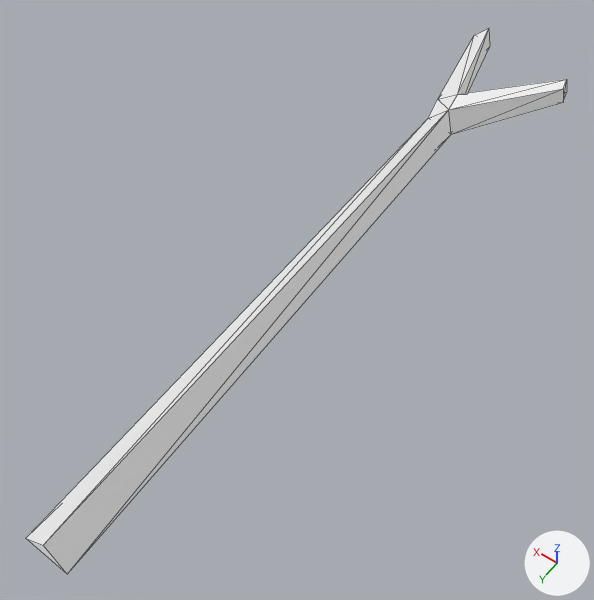
An edit to the glTF model assets/meshes/stick.glb, drawn before and after from the same camera.
Before and after are seen from a 50 mm lens placed at (-11.4, 3.0, 22.8), pointed at (-0.4, -12.4, -1.4). Arrows for +X, +Y and +Z are at lower right; the lights stay in place. The older version comes first. Mesh edges are drawn as thin lines.

The older version as bpy lines, for what is in view:
```python
mat_stick = principled_material('stick')
mat_stick.base_color = (1.0, 1.0, 1.0)  # white #ffffff
mat_stick.metallic = 1.0
mat_stick.roughness = 1.0
me_plane = bpy.data.meshes.new('Plane')
me_plane.from_pydata(...)  # 16 vertices, 28 faces; spans x -4.1..1.6, y -29.7..0.0, z -1.0..0.6
me_plane.materials.append(mat_stick)  # white #ffffff
ob_stick = bpy.data.objects.new('stick', me_plane)
ob_stick.location = (0.0, 0.0, 0.0)
```
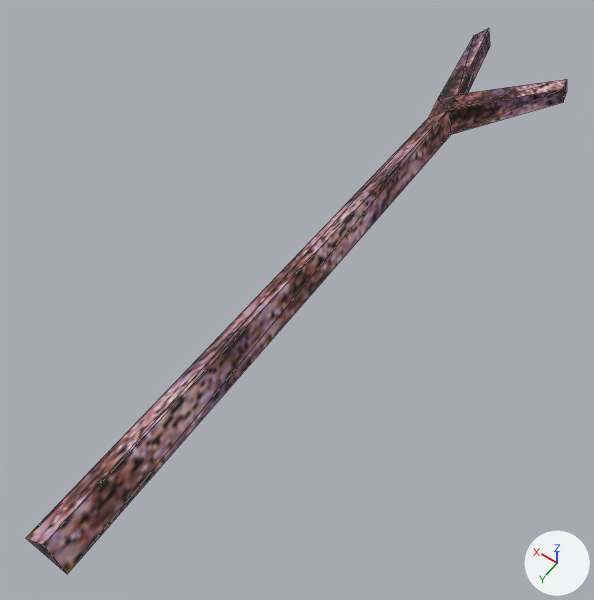
Location of each change, [x1, y1, x2, y2] in pixels of the pictures (594 x 600 px):
'stick', surface changed
    both: [26, 28, 567, 574]

The change, as a list of edits to the scene's bpy script:
```text
Add img_tree_bark1:
    img_tree_bark1 = load_image('tree_bark1', '_unpacked/tree_bark1', 64, 64, 'sRGB')
Change mat_stick:
    remove mat_stick.base_color = (1.0, 1.0, 1.0)  # white #ffffff
    mat_stick.metallic: 1.0 -> 0.0
    add mat_stick.texture = img_tree_bark1
```
